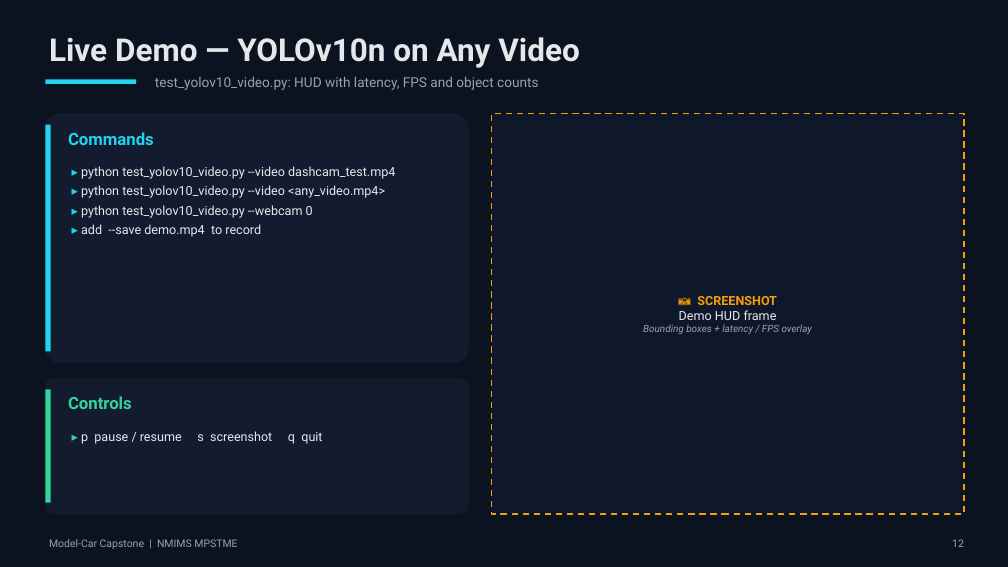
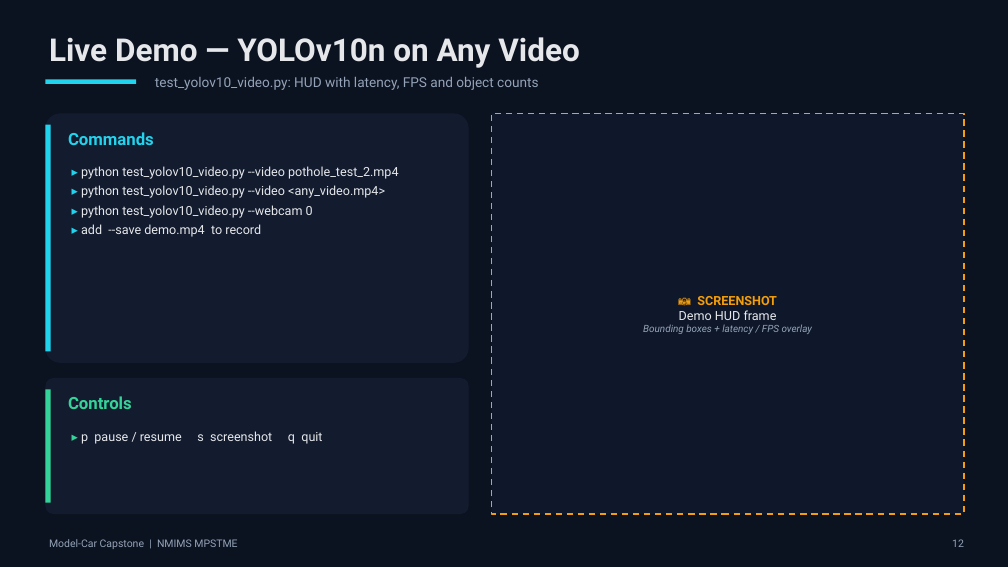
Before and after one commit to menonkrishna57/model-car-capstone, a slide deck: slide 12 of docs/reports/capstone_presentation_base.pptx. Drawn at 1008x567 pixels with LibreOffice and Linux fonts; fonts in the diff are those of the drawing. Boxes give left, top, right and bottom in pixels: in the first picture for what was removed or moved away, otherwise in the second. Text is boxed around its words. In the diff, an @@ line names an element or a change of style, - is before the commit and + after.

Commit message:
feat: add live evaluation demo suite, edge benchmarking, and review presentation materials
- Add demo_live.py with unified YOLOv10n obstacle detection and high-recall pothole avoidance
- Add dedicated demo_pothole_live.py and demo_yolov10_live.py standalone evaluation scripts
- Add benchmark.py multi-runtime edge benchmarking suite (PyTorch, NCNN, ONNX, OpenVINO)
- Update capstone presentation (.pptx) with real training curves, perception HUDs, and YOLOv10n telemetry
- Reorganize presentation generator tools into tools/presentation/
- Add slide screenshots to docs/reports/screenshots/ and update .gitignore

```diff
--- a/docs/reports/capstone_presentation_base.pptx
+++ b/docs/reports/capstone_presentation_base.pptx
@@ text at (x1=81, y1=166, x2=398, y2=179): text changed @@
-▸ python test_yolov10_video.py --video dashcam_test.mp4
+▸ python test_yolov10_video.py --video pothole_test_2.mp4
```
Also in this commit, not shown: 4 other slides changed, 18 other files.
